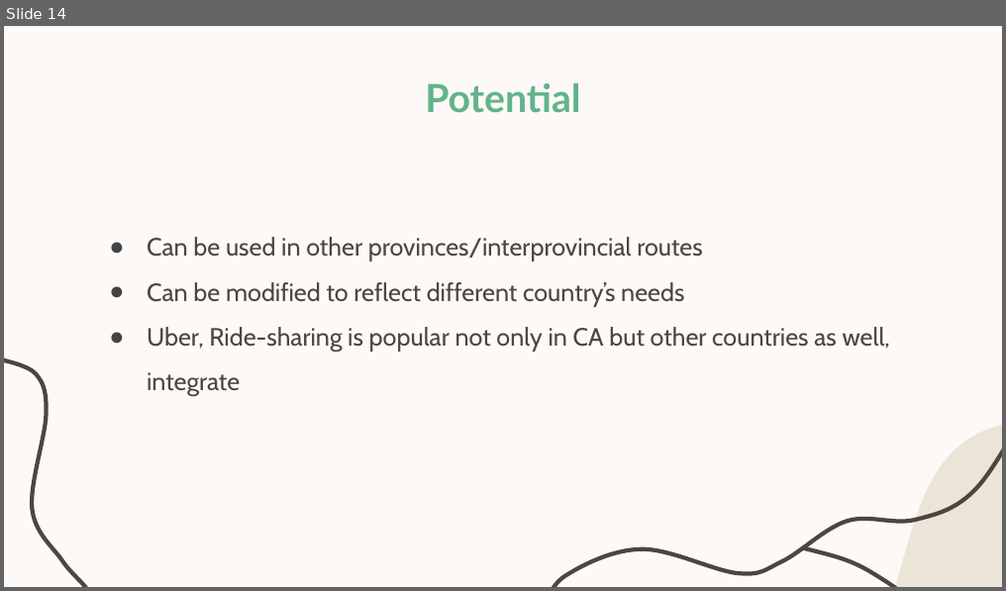
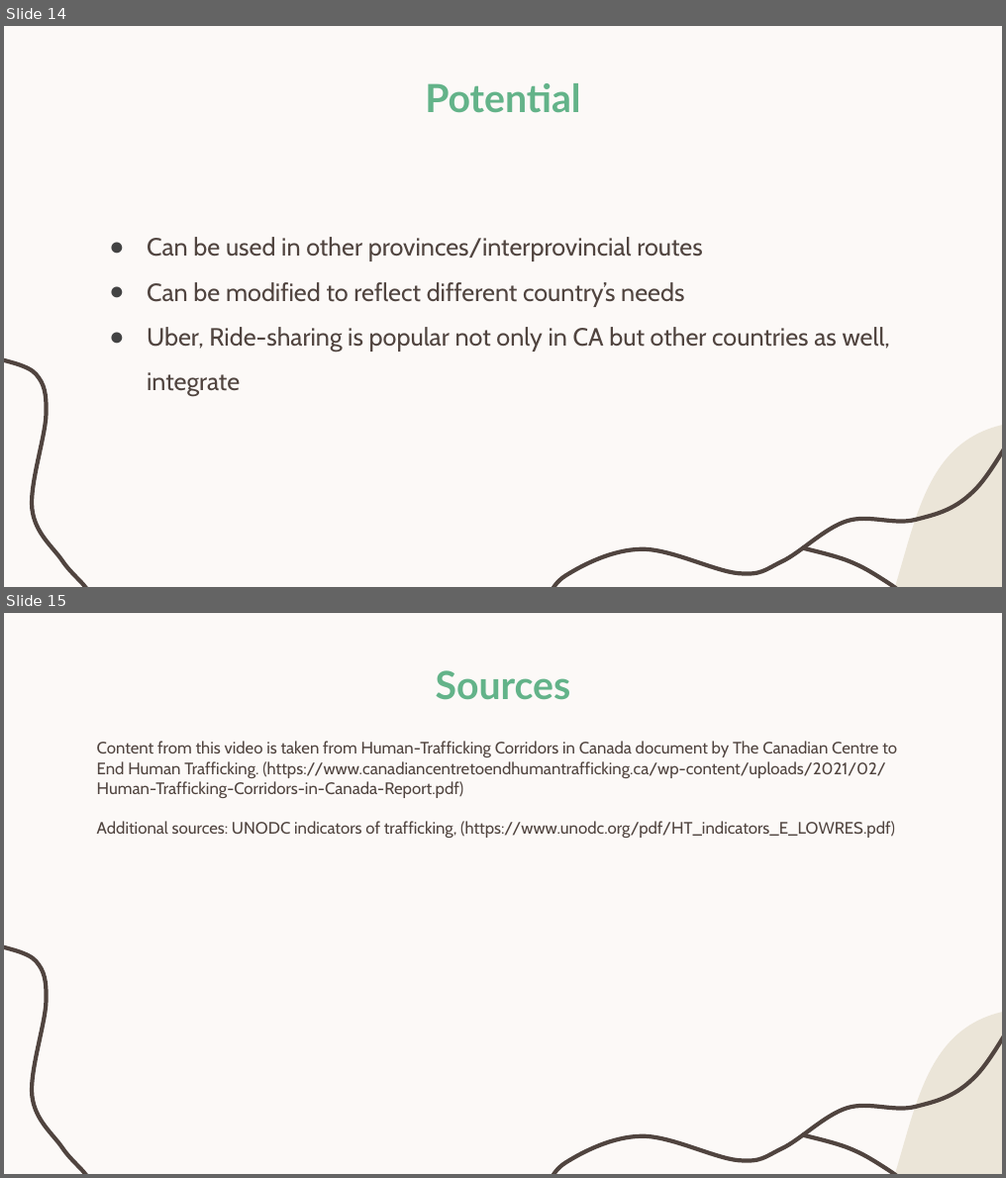
Before and after one commit to TAHDataJamCanada2021/Data-Lionesses, a slide deck: docs/Pitch Outline.pptx. Shown one above the other, each under a label of ours: slide 14 before the commit, slides 14 and 15 after it. The pictures are 1006x591 and 1006x1178 pixels, drawn with LibreOffice and Linux fonts; fonts in the diff are those of the drawing. Boxes give left, top, right and bottom in pixels: in the first picture for what was removed or moved away, otherwise in the second. Text is boxed around its words. In the diff, an @@ line names an element or a change of style, - is before the commit and + after.

Commit message:
Added sources

```diff
--- a/docs/Pitch Outline.pptx
+++ b/docs/Pitch Outline.pptx
@@ slide 15 added at (4, 613, 1002, 1174), background #FCF9F7; not listed: 4 template elements that a slide beside it also shows @@
@@ title added at (436, 670, 571, 700), 28 pt, text #63B389, bold @@
+Sources
@@ text added at (97, 741, 897, 838), 12 pt, text #50443F @@
+Content from this video is taken from Human-Trafficking Corridors in Canada document by The Canadian Centre to End Human Trafficking. (https://www.canadiancentretoendhumantrafficking.ca/wp-content/uploads/2021/02/Human-Trafficking-Corridors-in-Canada-Report.pdf)
+Additional sources: UNODC indicators of trafficking, (https://www.unodc.org/pdf/HT_indicators_E_LOWRES.pdf)
```
